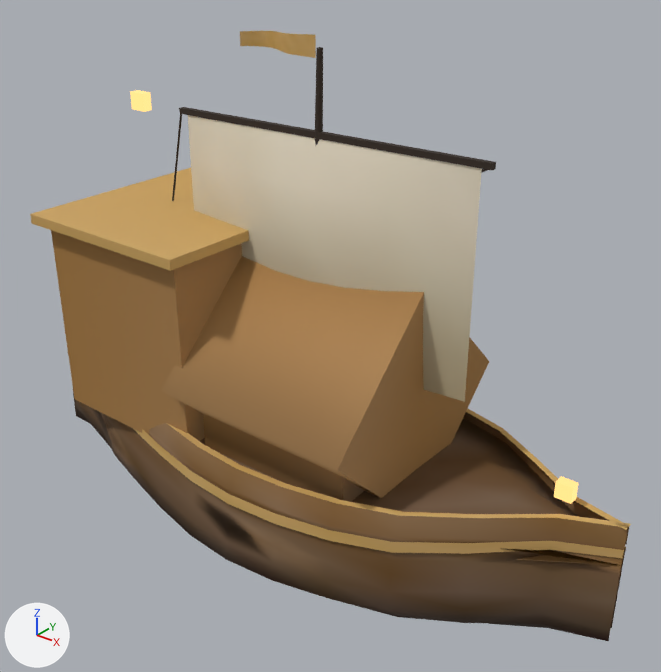
The glTF model public/pharosville/models/garden-hero-tether.glb: old version first, new version second.
One viewpoint serves both versions: a 50 mm lens placed at (8.93, -11.02, 10.32), pointed at (0.04, 0.08, 3.44). Every picture has the same lights, and +X, +Y and +Z are marked at lower left. The first picture is the older version. Where no turn or scale is listed for an object, it has been applied to the vertices. Vertices at exactly the same position are counted once.

The first picture shows 'glow-hull', 'sail-hull', 'spar-hull', 'trim-hull', 'wood-hull'.
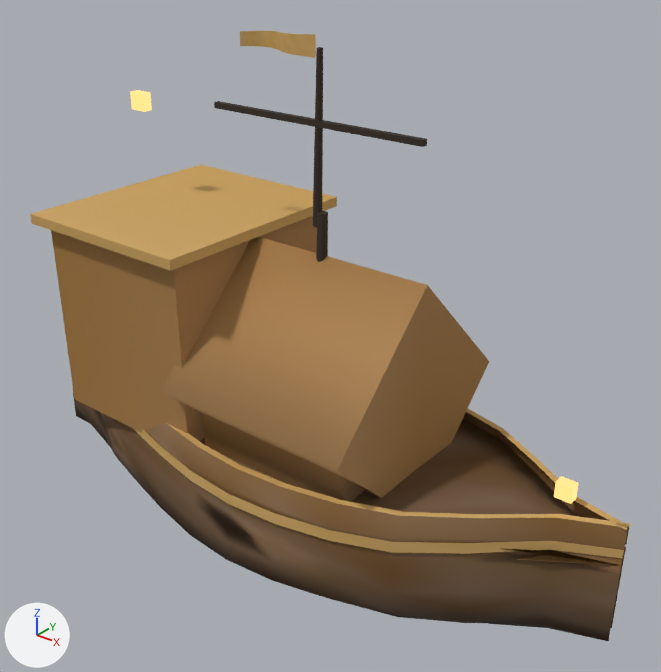
The edits, one by one:
me_mesh_2 is used by ob_spar_hull; location (0.0, 0.0, 0.0).
Verts and faces of me_mesh_2; kept vertices keep their numbers, new ones are numbered from 74.
Before the commit, vertices of me_mesh_2: 30 (2.92, 0.06, 6.96) at pixel (492, 163), 31 (2.92, 0.16, 6.96) at pixel (496, 161), 32 (2.92, 0.06, 6.86) at pixel (492, 170), 33 (2.92, 0.16, 6.86) at pixel (495, 168), 34 (-3.12, -0.06, 6.96) at pixel (183, 106).
Before the commit, vertices of me_mesh_2: 35 (-3.12, -0.16, 6.96) at pixel (179, 107), 36 (-3.12, -0.06, 6.86), 37 (-3.12, -0.16, 6.86) at pixel (179, 113).
me_mesh_2 had 74 vertices, 120 faces and spanned x -4.39..2.93, y -0.22..0.22, z 1.55..8.22.
me_mesh_2 now has 46 vertices, 76 faces and spans x -2.36..1.84, y -0.14..0.13, z 1.55..8.22.
me_mesh_2 part 1: the loose piece of 10 vertices spanning x -4.39..-3.1, y -0.12..0.22, z 2.92..6.91 is deleted.
Part 2, on me_mesh_2:
Vertices 30 to 33 move by (-1.08, -0.11, 0.17).
Vertices 34 to 37 move by (0.76, 0.11, 0.17).
Other edits to the shape of me_mesh_2 do not show in these pictures.
Object 'sail-hull' (ob_sail_hull) is deleted.

Pixel boxes [x1, y1, x2, y2] of what changed, in the pictures (661 x 672 px; the box of a moved part takes in the faces that stretch with it):
'sail-hull', deleted
    before: [188, 115, 482, 402]
'spar-hull', reshaped
    before: [172, 47, 496, 201]
    after: [214, 47, 427, 262]
part 1 of me_mesh_2, deleted (mostly hidden)
    before: [172, 114, 182, 201]
part 2 of me_mesh_2, moved or reshaped
    before: [179, 107, 496, 170]
    after: [214, 101, 427, 147]
